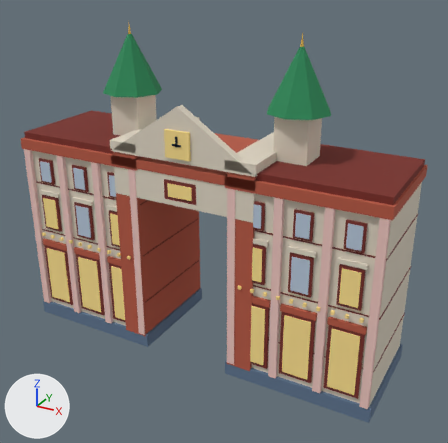
What one commit did to the glTF model public/assets/bld/bld_gum_facade.glb.
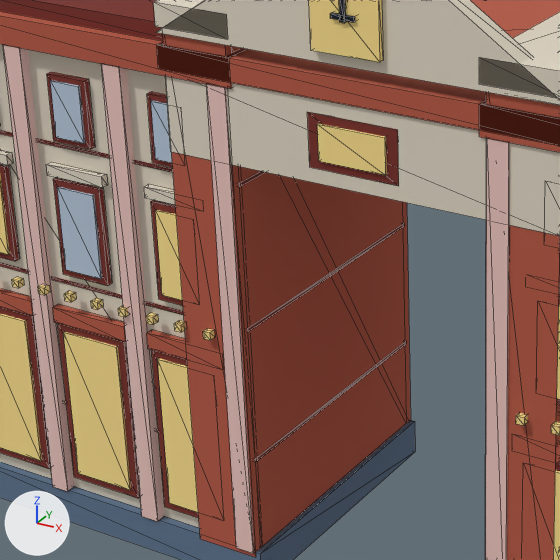
Each version appears first whole from a 50 mm camera at (13.7, -23.6, 18.2) aimed at (0.8, -0.2, 6.5), and next in a close-up on the part from 12% to 56% of the width and 31% to 76% of the height. Every picture has the same lights, and +X, +Y and +Z are marked at lower left. The older version's two pictures come first. The close-ups show mesh edges as thin lines. Where no turn or scale is listed for an object, it has been applied to the vertices. Vertices at exactly the same position are counted once.

Before the edit, the objects in view are built like this:
```python
me_bld_gum_facade = bpy.data.meshes.new('bld_gum_facade')
me_bld_gum_facade.from_pydata(...)  # 968 vertices, 1456 faces; spans x -9.1..9.1, y -2.8..2.8, z -7.7..7.7
me_bld_gum_facade.materials.append(mat_palette)  # picture img_palette_atlas
ob_bld_gum_facade = bpy.data.objects.new('bld_gum_facade', me_bld_gum_facade)
ob_bld_gum_facade.location = (0.0, -0.07, 7.65)
```
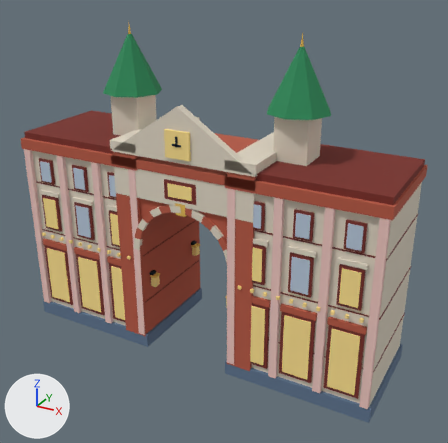
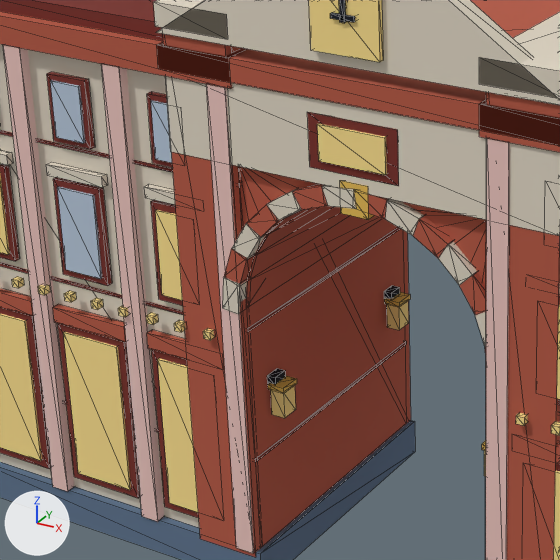
What differs and where, as boxes (x1, y1, x2, y2) in the close-ups (560 x 560 px):
'bld_gum_facade', reshaped, moved: (0, 0, 560, 560) in both
part 1 of me_bld_gum_facade, added: after (438, 241, 477, 285)
part 2 of me_bld_gum_facade, added (red): after (413, 216, 453, 258)
part 3 of me_bld_gum_facade, added: after (385, 199, 424, 236)
part 4 of me_bld_gum_facade, added: after (368, 194, 389, 219)
part 5 of me_bld_gum_facade, added: after (322, 185, 356, 209)
part 6 of me_bld_gum_facade, added (red): after (292, 184, 328, 210)
part 7 of me_bld_gum_facade, added: after (267, 189, 301, 220)
part 8 of me_bld_gum_facade, added (red): after (246, 204, 282, 238)
part 9 of me_bld_gum_facade, added: after (222, 277, 247, 314)
part 10 of me_bld_gum_facade, added (orange): after (340, 180, 375, 220)
part 11 of me_bld_gum_facade, added: after (267, 368, 285, 384)
part 12 of me_bld_gum_facade, added (brown): after (271, 386, 296, 418)
part 13 of me_bld_gum_facade, added: after (268, 375, 297, 394)
part 14 of me_bld_gum_facade, added: after (384, 285, 400, 299)
part 15 of me_bld_gum_facade, added (brown): after (387, 301, 408, 330)
part 16 of me_bld_gum_facade, added: after (385, 292, 410, 307)
part 17 of me_bld_gum_facade, added (mostly hidden): after (484, 450, 486, 476)
part 18 of me_bld_gum_facade, added (red): after (224, 166, 486, 347)

Edits to the bpy script that builds the scene:
```text
Change me_bld_gum_facade:
    remove me_bld_gum_facade.from_pydata(...)  # 968 vertices, 1456 faces; spans x -9.1..9.1, y -2.8..2.8, z -7.7..7.7
    add me_bld_gum_facade.from_pydata(...)  # 1338 vertices, 2024 faces; spans x -9.1..9.1, y -2.8..2.8, z -7.7..7.7
    me_bld_gum_facade part 1: the loose piece of 8 vertices spanning x 2.9..4.1, y -2.6..-2.4, z -0.6..-0.4 is copied, and the copy is turned -135 degrees about the y axis through its middle and scaled by 0.524, then moved by (-1.8, 0.0, 0.0); it spans x 1.4..2.1, y -2.6..-2.4, z -0.8..-0.2
    me_bld_gum_facade part 2: the loose piece of 8 vertices spanning x -0.6..0.6, y -2.6..-2.5, z 0.7..1.3 is copied, and the copy is turned -147.9 degrees about the y axis through its middle and scaled by 0.504, then moved by (1.3, 0.1, -1.2); it spans x 1.0..1.6, y -2.6..-2.4, z -0.5..0.1
    me_bld_gum_facade part 3: the loose piece of 8 vertices spanning x -0.8..0.8, y -2.6..-2.5, z 0.6..1.5 is copied, and the copy is scaled about its middle by (-0.341, 1.57, -0.336), then moved by (0.8, 0.0, -1.0); it spans x 0.5..1.1, y -2.6..-2.4, z -0.2..0.3
    me_bld_gum_facade part 4: the loose piece of 8 vertices spanning x -0.8..0.8, y -2.6..-2.5, z 0.6..1.5 is copied, and the copy is scaled about its middle by (-0.359, 1.66, -0.353), then moved by (0.3, 0.0, -0.9); it spans x 0.0..0.6, y -2.6..-2.4, z 0.0..0.4
    me_bld_gum_facade part 5: the loose piece of 8 vertices spanning x -0.8..0.8, y -2.6..-2.5, z 0.6..1.5 is copied, and the copy is scaled about its middle by (-0.359, 1.74, -0.353), then moved by (-0.3, 0.0, -0.9); it spans x -0.6..0.0, y -2.6..-2.4, z 0.0..0.4
    me_bld_gum_facade part 6: the loose piece of 8 vertices spanning x -0.8..0.8, y -2.6..-2.5, z 0.6..1.5 is copied, and the copy is scaled about its middle by (-0.341, 1.83, -0.336), then moved by (-0.8, 0.0, -1.0); it spans x -1.1..-0.5, y -2.6..-2.4, z -0.2..0.3
    me_bld_gum_facade part 7: the loose piece of 8 vertices spanning x -0.6..0.6, y -2.6..-2.5, z 0.7..1.3 is copied, and the copy is turned 147.9 degrees about the y axis through its middle and scaled by 0.509, then moved by (-1.3, 0.1, -1.2); it spans x -1.6..-1.0, y -2.6..-2.3, z -0.5..0.1
    me_bld_gum_facade part 8: the loose piece of 8 vertices spanning x -4.1..-2.9, y -2.6..-2.4, z -0.6..-0.4 is copied, and the copy is turned 135 degrees about the y axis through its middle and scaled by 0.532, then moved by (1.8, 0.0, 0.0); it spans x -2.1..-1.4, y -2.6..-2.3, z -0.8..-0.2
    me_bld_gum_facade part 9: the loose piece of 8 vertices spanning x -3.0..-2.9, y -2.7..-2.6, z -2.9..-2.7 is copied, and the copy is turned 96.4 degrees about the y axis through its middle and scaled by 2.89, then moved by (0.5, 0.1, 0.8); it spans x -2.6..-2.3, y -2.6..-2.3, z -2.3..-1.7
    me_bld_gum_facade part 10: a new loose piece, a box spanning x -0.25..0.25, y -2.6..-2.35, z -0.07..0.49, in mat_palette (picture img_palette_atlas)
    me_bld_gum_facade part 11: a new loose piece, a box spanning x -2.28..-2.12, y -1.98..-1.68, z -3.88..-3.72, in mat_palette (picture img_palette_atlas)
    me_bld_gum_facade part 12: a new loose piece, a box spanning x -2.21..-1.95, y -2.0..-1.66, z -4.45..-3.95, in mat_palette (picture img_palette_atlas)
    me_bld_gum_facade part 13: a new loose piece, a box spanning x -2.24..-1.92, y -2.028..-1.629, z -3.949..-3.849, in mat_palette (picture img_palette_atlas)
    me_bld_gum_facade part 14: a new loose piece, a box spanning x -2.28..-2.12, y 1.82..2.12, z -3.88..-3.72, in mat_palette (picture img_palette_atlas)
    me_bld_gum_facade part 15: a new loose piece, a box spanning x -2.21..-1.95, y 1.8..2.14, z -4.45..-3.95, in mat_palette (picture img_palette_atlas)
    me_bld_gum_facade part 16: a new loose piece, a box spanning x -2.24..-1.92, y 1.771..2.171, z -3.949..-3.849, in mat_palette (picture img_palette_atlas)
    me_bld_gum_facade part 17: a new loose piece, a box spanning x 1.95..2.21, y -2.0..-1.66, z -4.45..-3.95, in mat_palette (picture img_palette_atlas)
    me_bld_gum_facade part 18: 138 vertices added at x -2.6..2.6, y -2.6..2.8, z -2.3..0.3
    other edits to the shape of me_bld_gum_facade do not show in these pictures
```
